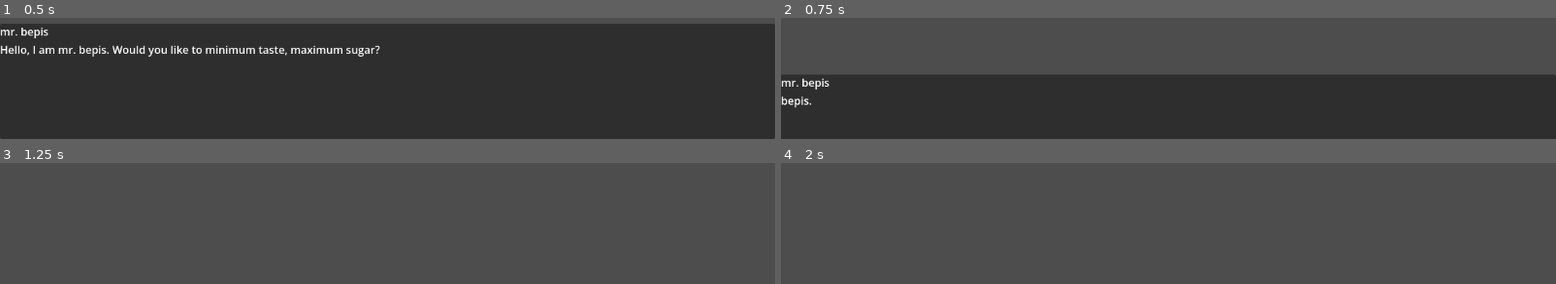
Above: before the commit, frames 1-4 (two rows, left to right).
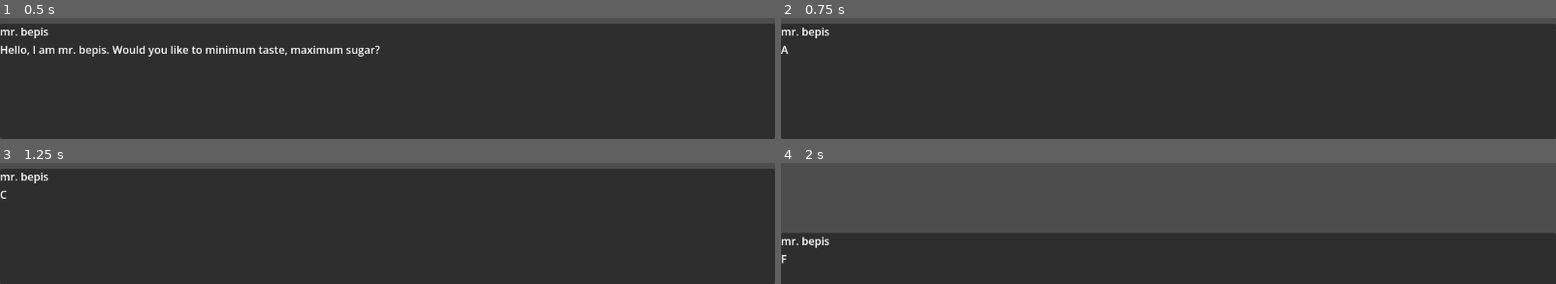
Above: after the commit, the same moments.

Repository: TerjeBallestad/pespi-mask
Game: Godot game, scene res://scenes/dialog_test.tscn
The game is run twice, just before and just after one commit, with the same random seed, the same clock (stepped at 60 frames per second) and the same inputs.
Inputs:
- Up to frame 1 (0.5 s): no input
- Up to frame 2 (0.75 s): tap Enter (ui_accept) at 0.5, 0.6 s
- Up to frame 3 (1.25 s): tap Enter (ui_accept) at 0.77, 1.07 s
- Up to frame 4 (2 s): tap Enter (ui_accept) at 1.25, 1.35, 1.52, 1.82 s

Frame 1 is identical in both runs. In frame 2, 42% of the frame differs, in the area x 0-100%, y 4-75%; in frame 3, 95%, in the area x 0-100%, y 4-100%; in frame 4, 42%.

Commit message:
Add Redirector Dialogs that change the current sequence

Diff:
--- /dev/null
+++ b/assets/dialog/sequences/abc.tres
@@ -0,0 +1,47 @@
+[gd_resource type="Resource" script_class="DialogSequence" format=3 uid="uid://cfgikcke2r1tb"]
+
+[ext_resource type="Script" uid="uid://37gjw0vakjw1" path="res://scripts/dialog/resources/dialog.gd" id="1_c7llb"]
+[ext_resource type="Script" uid="uid://cs3md0jmnapvw" path="res://scripts/dialog/resources/dialog_sequence.gd" id="2_mg1up"]
+[ext_resource type="Script" uid="uid://b7h5l8uj1r70x" path="res://scripts/dialog/resources/dialog_types/text_dialog.gd" id="2_t65n8"]
+[ext_resource type="Resource" uid="uid://o051ka38mlni" path="res://assets/dialog/speakers/pepsi_man.tres" id="3_11e7a"]
+
+[sub_resource type="Resource" id="Resource_xt5re"]
+script = ExtResource("2_t65n8")
+speaker = ExtResource("3_11e7a")
+text = "A"
+metadata/_custom_type_script = "uid://b7h5l8uj1r70x"
+
+[sub_resource type="Resource" id="Resource_d0xjc"]
+script = ExtResource("2_t65n8")
+speaker = ExtResource("3_11e7a")
+text = "B"
+metadata/_custom_type_script = "uid://b7h5l8uj1r70x"
+
+[sub_resource type="Resource" id="Resource_m8e11"]
+script = ExtResource("2_t65n8")
+speaker = ExtResource("3_11e7a")
+text = "C"
+metadata/_custom_type_script = "uid://b7h5l8uj1r70x"
+
+[sub_resource type="Resource" id="Resource_ba5bn"]
+script = ExtResource("2_t65n8")
+speaker = ExtResource("3_11e7a")
+text = "D"
+metadata/_custom_type_script = "uid://b7h5l8uj1r70x"
+
+[sub_resource type="Resource" id="Resource_0w2nx"]
+script = ExtResource("2_t65n8")
+speaker = ExtResource("3_11e7a")
+text = "E"
+metadata/_custom_type_script = "uid://b7h5l8uj1r70x"
+
+[sub_resource type="Resource" id="Resource_oqgm0"]
+script = ExtResource("2_t65n8")
+speaker = ExtResource("3_11e7a")
+text = "F"
+metadata/_custom_type_script = "uid://b7h5l8uj1r70x"
+
+[resource]
+script = ExtResource("2_mg1up")
+dialogs = Array[ExtResource("1_c7llb")]([SubResource("Resource_xt5re"), SubResource("Resource_d0xjc"), SubResource("Resource_m8e11"), SubResource("Resource_ba5bn"), SubResource("Resource_0w2nx"), SubResource("Resource_oqgm0")])
+metadata/_custom_type_script = "uid://cs3md0jmnapvw"
--- a/scenes/dialog_test.tscn
+++ b/scenes/dialog_test.tscn
@@ -8,6 +8,8 @@
 [ext_resource type="Resource" uid="uid://o051ka38mlni" path="res://assets/dialog/speakers/pepsi_man.tres" id="4_r0p54"]
 [ext_resource type="Script" uid="uid://cs3md0jmnapvw" path="res://scripts/dialog/resources/dialog_sequence.gd" id="5_87qe6"]
 [ext_resource type="Script" uid="uid://d4hkqiahf2p68" path="res://scripts/dialog/resources/dialog_types/assignor_dialog.gd" id="6_r0p54"]
+[ext_resource type="Script" uid="uid://b7t134yeapyyx" path="res://scripts/dialog/resources/dialog_types/redirector_dialog.gd" id="8_pket2"]
+[ext_resource type="Resource" uid="uid://cfgikcke2r1tb" path="res://assets/dialog/sequences/abc.tres" id="9_rpmu6"]
 
 [sub_resource type="Resource" id="Resource_pket2"]
 script = ExtResource("3_07oah")
@@ -34,9 +36,14 @@
 condition = SubResource("Resource_ljip2")
 metadata/_custom_type_script = "uid://b7h5l8uj1r70x"
 
+[sub_resource type="Resource" id="Resource_e4rgx"]
+script = ExtResource("8_pket2")
+sequence = ExtResource("9_rpmu6")
+metadata/_custom_type_script = "uid://b7t134yeapyyx"
+
 [sub_resource type="Resource" id="Resource_rpmu6"]
 script = ExtResource("5_87qe6")
-dialogs = Array[ExtResource("2_4k4dp")]([SubResource("Resource_pket2"), SubResource("Resource_87qe6"), SubResource("Resource_4con6")])
+dialogs = Array[ExtResource("2_4k4dp")]([SubResource("Resource_pket2"), SubResource("Resource_87qe6"), SubResource("Resource_4con6"), SubResource("Resource_e4rgx")])
 metadata/_custom_type_script = "uid://cs3md0jmnapvw"
 
 [node name="DialogTest" type="Node2D" unique_id=1908033355]
--- a/scripts/dialog/dialog_manager.gd
+++ b/scripts/dialog/dialog_manager.gd
@@ -66,7 +66,13 @@
 	if current_dialog:
 		exiting_dialog.emit(current_dialog)
 
+	var loop_count := 0
 	while true:
+		loop_count += 1
+		if loop_count > 100:
+			print("LOOP BROKEN") # HACK: This shouldn't need to be here but I am paranoid
+			break
+
 		_sequence_index += 1
 
 		# End of dialog. Stopping
--- /dev/null
+++ b/scripts/dialog/resources/dialog_types/redirector_dialog.gd
@@ -0,0 +1,8 @@
+class_name RedirectorDialog extends Dialog
+
+@export
+var sequence: DialogSequence
+
+func on_display(_box: DialogBox, manager: DialogManager) -> void:
+	manager.redirect(sequence)
+	manager.next_dialog()
Not shown, added: scripts/dialog/resources/dialog_types/redirector_dialog.gd.uid
